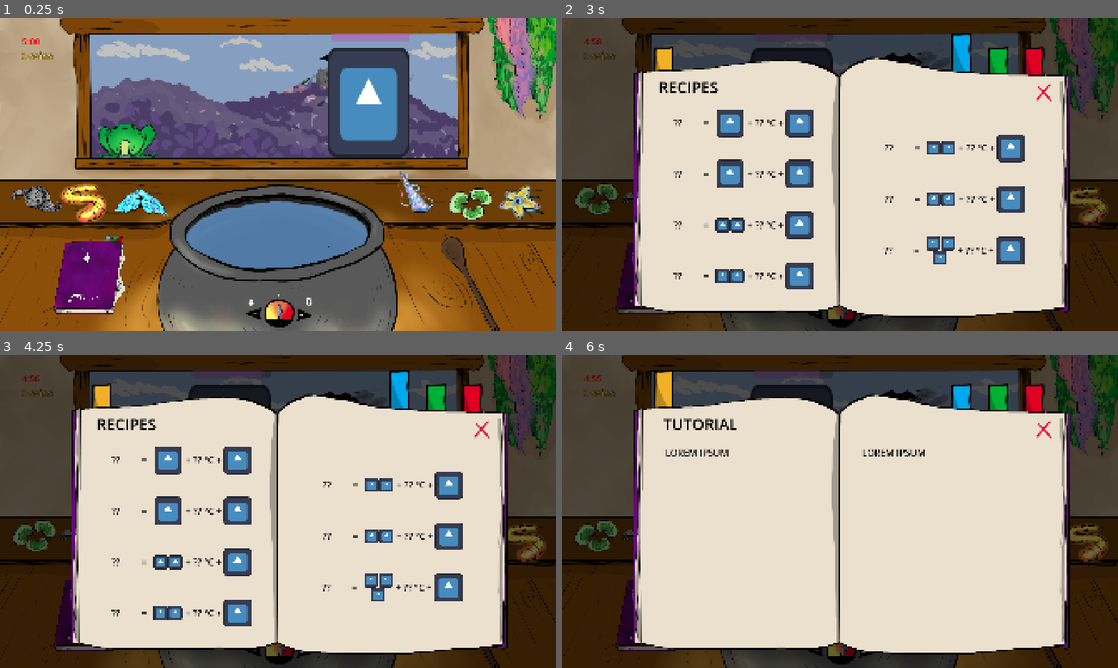
Above: before the commit, frames 1-4 (two rows, left to right).
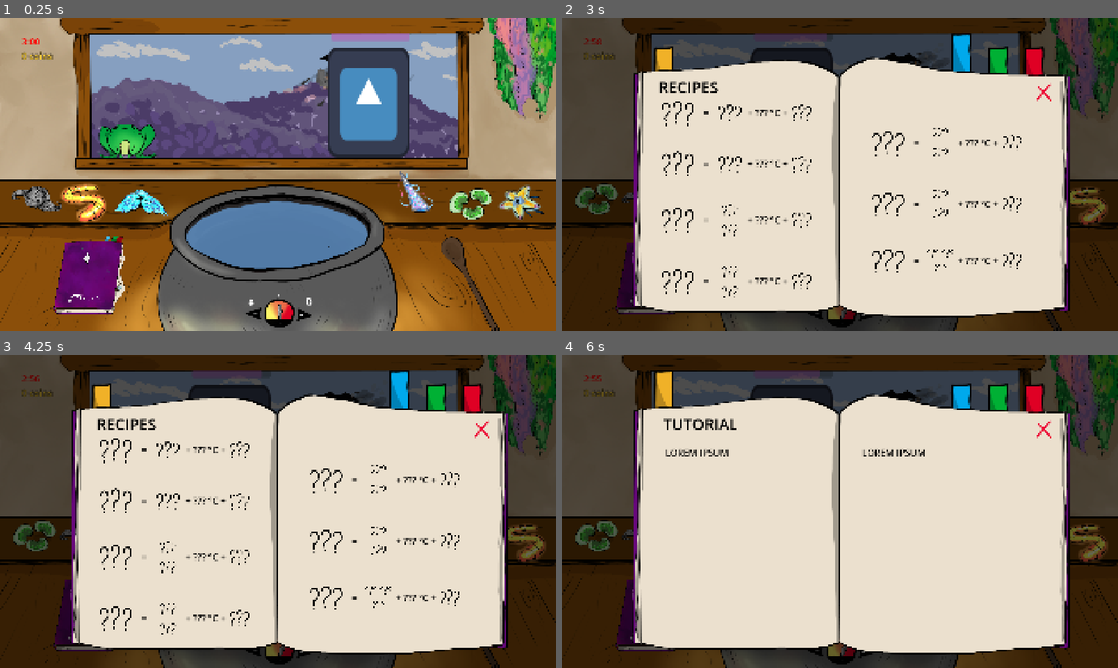
Above: after the commit, the same moments.

Repository: Eko199/Sugaming-Game-Jam-2026
Game: Godot game, scene res://main.tscn
Two runs of this game, one before a commit and one after it. Both use one fixed random seed, a clock stepped at 60 frames per second and the inputs below. The engine's default icon, where the game draws it, is replaced by a stand-in: a white triangle on a blue panel in a dark square.
Inputs (mouse positions are in pixels of both pictures, inside the frame that each line leads up to):
- Up to frame 1 (0.25 s): no input
- Up to frame 2 (3 s): tap Enter at 0.5 s; move the mouse to (962, 158) at 0.52 s; hold D (temp_up) 0.53-1.25 s; hold Space (open_book) 0.53-1.25 s; click (962, 158) at 0.67 s; click (1034, 74) at 1.25 s; click (1001, 74) at 2 s; click (962, 74) at 2.75 s
- Up to frame 3 (4.25 s): click (255, 649) at 3.5 s
- Up to frame 4 (6 s): click (867, 652) at 4.25 s; click (650, 611) at 5 s; click (667, 411) at 5.75 s

The runs differ from the first frame. In frame 1, less than 0.1% of the frame differs, in the area x 3-5%, y 6-8%; in frame 2, 7.0%, in the area x 3-84%, y 6-90%; in frame 3, 7.0%; in frame 4, less than 0.1%.

Commit message:
Squashed commit of the following:
commit 7658b132f1eb27f2ed7db990c1b335c4597111d6
Author: Viktor Pazhev <asusvikp@gmail.com>
Date:   Sun Oct 18 01:01:03 2026 +0300

    Minor fixes

commit e52c4eacbb8b32507ef99c0a697555442d2ead66
Author: Viktor Pazhev <asusvikp@gmail.com>
Date:   Sun Oct 18 00:44:52 2026 +0300

    Use question marks texture

commit 118164c6b0348747880d12184c36588ecc31928c
Author: Viktor Pazhev <asusvikp@gmail.com>
Date:   Sun Oct 18 00:34:50 2026 +0300

    Use stirring textures

commit a9c9d6ab6418a91b69d3c8a0c07fad9670b453f3
Author: Viktor Pazhev <asusvikp@gmail.com>
Date:   Sun Oct 18 00:17:54 2026 +0300

    Adjust customer patience and requests

Diff:
--- a/globals/constants.gd
+++ b/globals/constants.gd
@@ -26,6 +26,12 @@
 	'res://textures/unicorn_tears.png',
 	'res://textures/expanding_beans.png',
 	'res://textures/star_flower.png',
+]
+
+const STIRRING_TEXTURES: PackedStringArray = [
+	"res://textures/rotation_cw.png",
+	"res://textures/rotation_ccw.png",
+	"res://textures/rotations_both.png"
 ]
 
 const DESCRIPTIONS: PackedStringArray = [
@@ -65,8 +71,8 @@
 const STIR_OUTER_LIMIT: float = 1.2
 const STIR_MAX_STEP: float = PI / 2
 const MAX_INGREDIENTS: int = 3
-const ROUND_TIME: int = 300
-const PATIENCE_MIN: int = 10
+const ROUND_TIME: int = 180
+const PATIENCE_MIN: int = 5
 const PATIENCE_MAX: int = 30
 const CUSTOMER_GAP: float = 2.0
 const RECIPE_DIFFICULTY_FALLOFF: float = 2.0
@@ -75,3 +81,5 @@
 const PERFECT_TIME_BONUS: float = 5.0
 const DEBUFF_FAILS: int = 2
 const DEBUFF_TIME: int = 20
+const REQUEST_REPEAT_PENALTY_RECENT: float = 0.5
+const REQUEST_REPEAT_PENALTY_OLDER: float = 0.8
--- a/globals/recipe.gd
+++ b/globals/recipe.gd
@@ -41,7 +41,12 @@
 	ing.sort()
 	var properties: Array = RECIPE.get(ing, [])
 	if properties.is_empty(): return {
-		success = false, recipe_id = 0, money = 0, quality = Cons.QUALITY.FAIL,
+		success = false,
+		recipe_id = 0,
+		money = 0,
+		quality = Cons.QUALITY.FAIL,
+		correct_temperature = false,
+		correct_stir = false
 	}
 	var quality: Cons.QUALITY = (
 		Cons.QUALITY.POOR + int(
--- a/main.gd
+++ b/main.gd
@@ -18,6 +18,7 @@
 var is_spoon_held: bool = false
 var is_over: bool = false
 var elapsed: float = 0.0
+var recent_potions: Array[Cons.RECIPE] = []
 
 func _ready() -> void:
 	rng.randomize()
@@ -56,18 +57,33 @@
 func _spawn_customer() -> void:
 	var progress: float = round_progress()
 	var recipe: Cons.RECIPE = 0 as Cons.RECIPE if customers_spawned == 0 else _pick_recipe(progress)
-	var patience: float = lerpf(Cons.PATIENCE_MAX, Cons.PATIENCE_MIN, progress)
+	var patience: float = Cons.PATIENCE_MAX - ease(progress, -5) * (Cons.PATIENCE_MAX - Cons.PATIENCE_MIN) # in seconds
 	customers_spawned += 1
 	customer.arrive(recipe, patience)
 
 func _pick_recipe(progress: float) -> Cons.RECIPE:
-	var target: float = progress * (Cons.RECIPE.size() - 1)
+	var target: float = lerpf(0.5, float(Cons.RECIPE.size() - 1), progress)
 	var weights: PackedFloat32Array = []
+
 	for i: int in Cons.RECIPE.size():
 		var weight: float = 1.0 / pow(1.0 + absf(i - target), Cons.RECIPE_DIFFICULTY_FALLOFF)
-		if i <= target: weight = maxf(weight, Cons.EASY_RECIPE_MIN_WEIGHT)
+		if i <= target:
+			weight = maxf(weight, Cons.EASY_RECIPE_MIN_WEIGHT)
+
+		if recent_potions.size() > 0 and i == recent_potions[-1]:
+			weight *= Cons.REQUEST_REPEAT_PENALTY_RECENT
+		elif recent_potions.size() > 1 and i == recent_potions[-2]:
+			weight *= Cons.REQUEST_REPEAT_PENALTY_OLDER
+
 		weights.append(weight)
-	return rng.rand_weighted(weights) as Cons.RECIPE
+
+	var picked := rng.rand_weighted(weights) as Cons.RECIPE
+
+	recent_potions.append(picked)
+	if recent_potions.size() > 2:
+		recent_potions.pop_front()
+
+	return picked
 
 func _get_debuff() -> void:
 	if fails % Cons.DEBUFF_FAILS != 0: return
--- a/ui/almanac.gd
+++ b/ui/almanac.gd
@@ -59,6 +59,7 @@
 
 	unlocked_recipe.ingredients = true
 	var ingredients_container = recipe_row.get_node("Ingredients")
+
 	for i in range(unlocked_recipe.ingredients_count):
 		var ingredient_container = ingredients_container.get_child(i)
 		var ingredient = recipes_dict[potion][0][i]
@@ -71,9 +72,12 @@
 		temp_label.text = "+ %s-%s °C +" % [temp_interval.x, temp_interval.y]
 	if strir_pattern:
 		unlocked_recipe.strir_pattern = true
+		var stirring_pattern: Cons.STIR_PATTERN = recipes_dict[potion][2]
+		recipe_row.get_node("Stir").texture = load(Cons.STIRRING_TEXTURES[stirring_pattern])
 
 	var label: Label = recipe_row.get_node("Potion")
 	label.text = Utility.get_keyname(potion, Cons.RECIPE)
+	label.get_child(0).visible = false
 
 func process_potion_result(result: Dictionary) -> void:
 	if not result.success:
--- a/ui/recipe.tscn
+++ b/ui/recipe.tscn
@@ -1,7 +1,7 @@
 [gd_scene format=3 uid="uid://de1kknukqhl5m"]
 
 [ext_resource type="Script" uid="uid://blmdf5hqryry8" path="res://ui/recipe_equation.gd" id="1_0eddh"]
-[ext_resource type="Texture2D" uid="uid://2c6dp0q3oc20" path="res://icon.svg" id="1_h2ud4"]
+[ext_resource type="Texture2D" uid="uid://di1if4q4s2snp" path="res://textures/question.png" id="2_d3ljq"]
 
 [sub_resource type="LabelSettings" id="LabelSettings_7upsp"]
 font_size = 40
@@ -20,10 +20,24 @@
 custom_minimum_size = Vector2(200, 0)
 layout_mode = 2
 size_flags_horizontal = 3
-text = "??"
 label_settings = SubResource("LabelSettings_7upsp")
 horizontal_alignment = 1
 autowrap_mode = 2
+
+[node name="TextureRect" type="TextureRect" parent="Potion" unique_id=813344059]
+custom_minimum_size = Vector2(0, 150)
+layout_mode = 1
+anchors_preset = 13
+anchor_left = 0.5
+anchor_right = 0.5
+anchor_bottom = 1.0
+offset_left = -30.80472
+offset_right = 30.80472
+grow_horizontal = 2
+grow_vertical = 2
+texture = ExtResource("2_d3ljq")
+expand_mode = 3
+stretch_mode = 4
 
 [node name="Label" type="Label" parent="." unique_id=1142717900]
 custom_minimum_size = Vector2(40, 0)
@@ -40,30 +54,33 @@
 [node name="TextureRect" type="TextureRect" parent="Ingredients" unique_id=1833869229]
 custom_minimum_size = Vector2(60, 60)
 layout_mode = 2
-texture = ExtResource("1_h2ud4")
+texture = ExtResource("2_d3ljq")
 expand_mode = 1
 stretch_mode = 5
 
 [node name="TextureRect2" type="TextureRect" parent="Ingredients" unique_id=934899504]
 custom_minimum_size = Vector2(60, 60)
 layout_mode = 2
-texture = ExtResource("1_h2ud4")
+texture = ExtResource("2_d3ljq")
 expand_mode = 1
 stretch_mode = 5
 
 [node name="TextureRect3" type="TextureRect" parent="Ingredients" unique_id=780383086]
 custom_minimum_size = Vector2(60, 60)
 layout_mode = 2
-texture = ExtResource("1_h2ud4")
+texture = ExtResource("2_d3ljq")
 expand_mode = 1
 stretch_mode = 5
 
 [node name="Temperature" type="Label" parent="." unique_id=989610774]
 layout_mode = 2
-text = "+ ?? °C +"
+text = "+ ??? °C +"
 label_settings = SubResource("LabelSettings_7upsp")
 
 [node name="Stir" type="TextureRect" parent="." unique_id=2102165612]
+custom_minimum_size = Vector2(100, 100)
+custom_maximum_size = Vector2(100, 100)
 layout_mode = 2
-texture = ExtResource("1_h2ud4")
+size_flags_vertical = 4
+texture = ExtResource("2_d3ljq")
 expand_mode = 2
--- a/ui/recipe_equation.gd
+++ b/ui/recipe_equation.gd
@@ -2,7 +2,12 @@
 
 func setup() -> void:
 	var count = $Ingredients.get_child_count()
-	var icon_size = Vector2(120, 120) if count == 1 else Vector2(60, 60)
+	var icon_size = Vector2(120, 120)
+
+	if count == 2:
+		icon_size = Vector2(80, 80)
+	elif count > 2:
+		icon_size = Vector2(60, 60)
 
 	for i in range(count):
 		var rect = $Ingredients.get_child(i)
Binary file added: textures/question.png
Not shown, added: textures/question.png.import
Binary file added: textures/rotation_ccw.png
Not shown, added: textures/rotation_ccw.png.import
Binary file added: textures/rotation_cw.png
Not shown, added: textures/rotation_cw.png.import
Binary file added: textures/rotations_both.png
Not shown, added: textures/rotations_both.png.import
